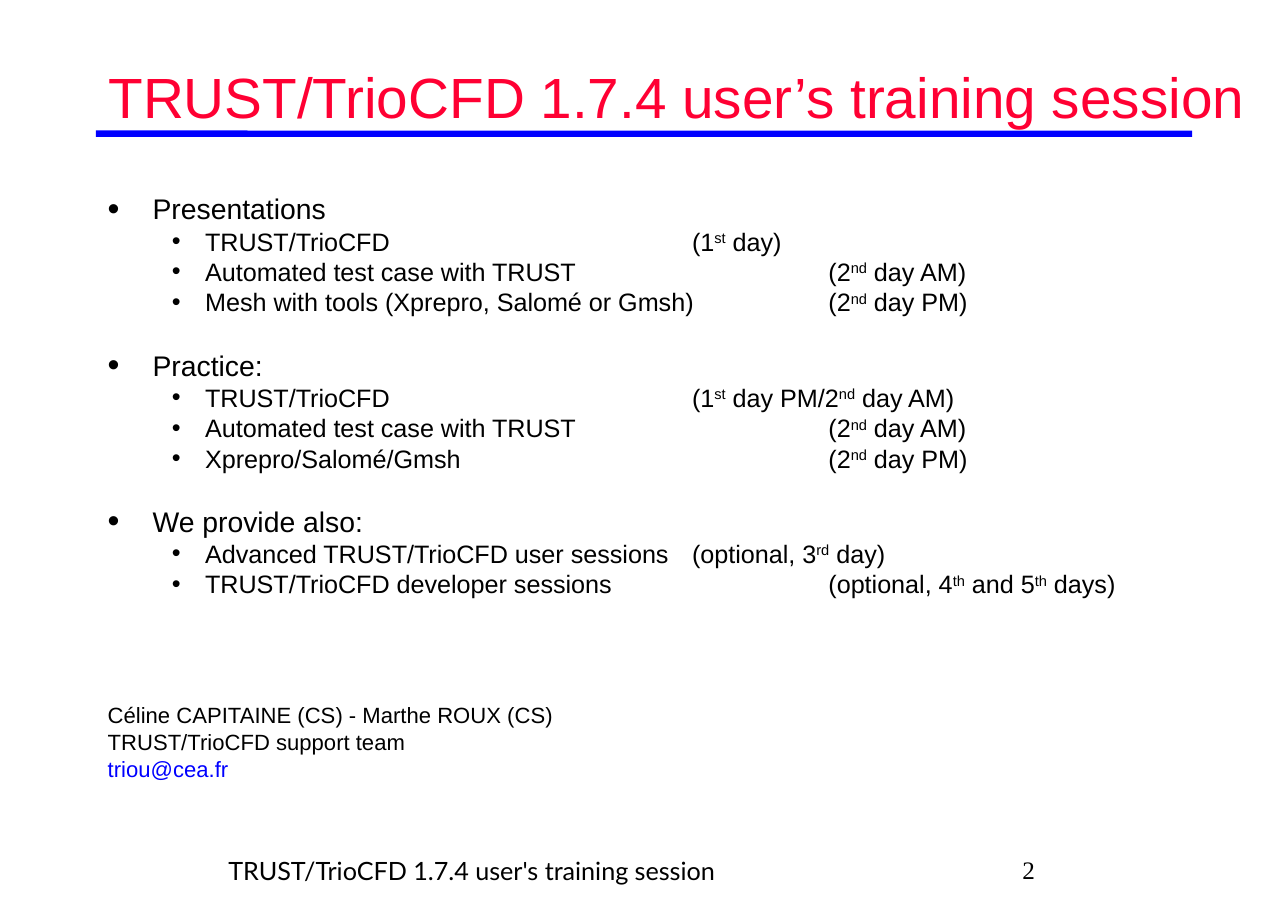
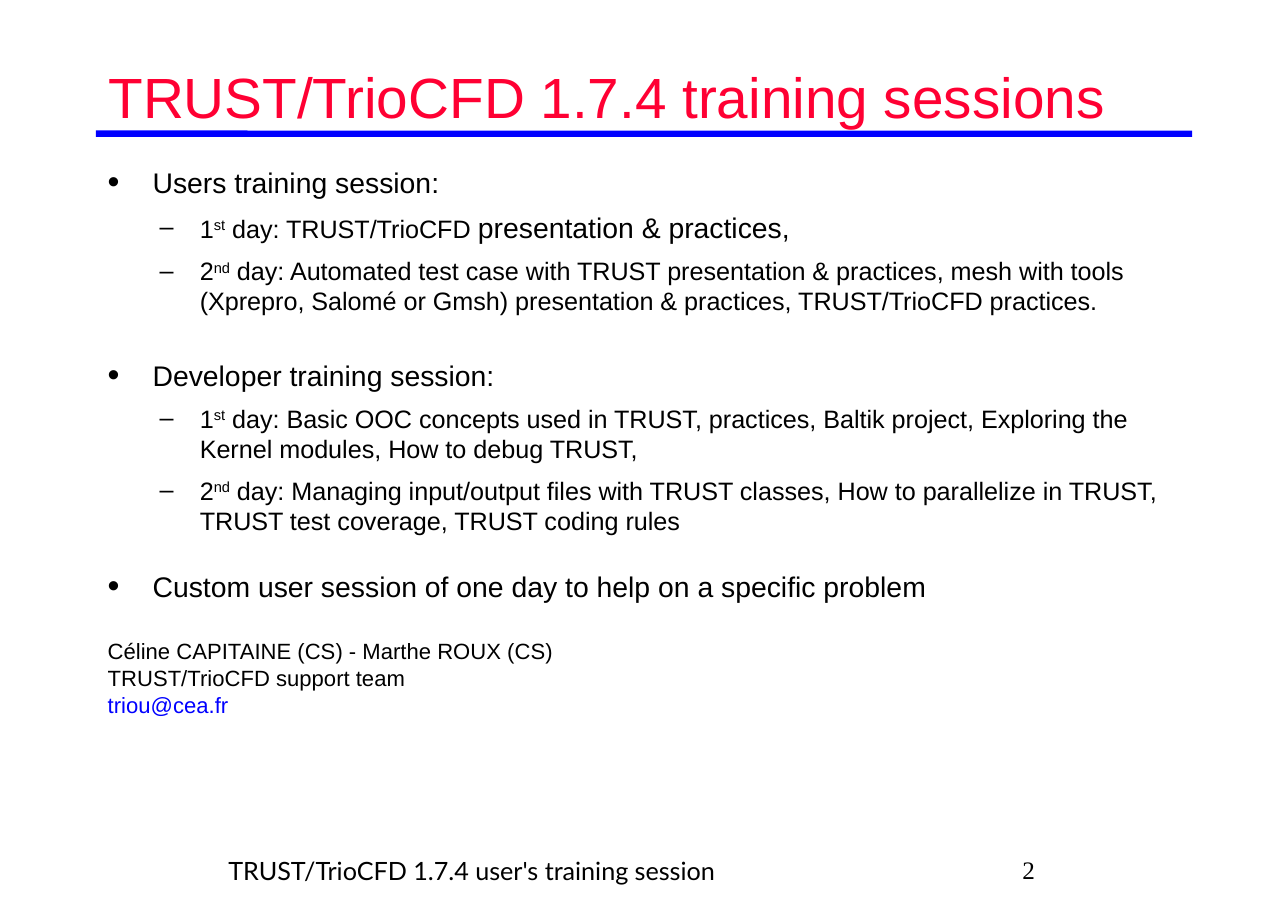
Before and after one commit to cea-trust-platform/trust-code, a slide deck: slide 2 of doc/TRUST/TRUST_and_TrioCFD_presentation.odp. Drawn at 1288x910 pixels with LibreOffice and Linux fonts; fonts in the diff are those of the drawing; background and template pictures are left out. Boxes give left, top, right and bottom in pixels: in the first picture for what was removed or moved away, otherwise in the second. Text is boxed around its words. In the diff, an @@ line names an element or a change of style, - is before the commit and + after.

Commit message:
Adding corrections following the last training session of March (slides, tuto, solutions)

```diff
--- a/doc/TRUST/TRUST_and_TrioCFD_presentation.odp
+++ b/doc/TRUST/TRUST_and_TrioCFD_presentation.odp
@@ title at [108, 77, 1105, 128]: text changed @@
-TRUST/TrioCFD 1.7.4 user’s training session
+TRUST/TrioCFD 1.7.4 training sessions
@@ text "Users training session:": place and size @@
-text "Users training session:" at [108, 198, 1115, 780]
+text "Users training session:" at [108, 172, 1157, 716]
@@ text at [153, 172, 1157, 603]: text changed @@
-• Presentations
-  • TRUST/TrioCFD (1st day)
-  • Automated test case with TRUST (2nd day AM)
-  • Mesh with tools (Xprepro, Salomé or Gmsh) (2nd day PM)
-• Practice:
-  • TRUST/TrioCFD (1st day PM/2nd day AM)
-  • Automated test case with TRUST (2nd day AM)
-  • Xprepro/Salomé/Gmsh (2nd day PM)
-• We provide also:
-  • Advanced TRUST/TrioCFD user sessions (optional, 3rd day)
-  • TRUST/TrioCFD developer sessions (optional, 4th and 5th days)
+• Users training session:
+  – 1st day: TRUST/TrioCFD presentation & practices,
+  – 2nd day: Automated test case with TRUST presentation & practices, mesh with tools (Xprepro, Salomé or Gmsh) presentation & practices, TRUST/TrioCFD practices.
+• Developer training session:
+  – 1st day: Basic OOC concepts used in TRUST, practices, Baltik project, Exploring the Kernel modules, How to debug TRUST,
+  – 2nd day: Managing input/output files with TRUST classes, How to parallelize in TRUST, TRUST test coverage, TRUST coding rules
+• Custom user session of one day to help on a specific problem
```
Also in this commit, not shown: 112 other slides changed, 23 slides added, 3 slides removed, 4 other files.
